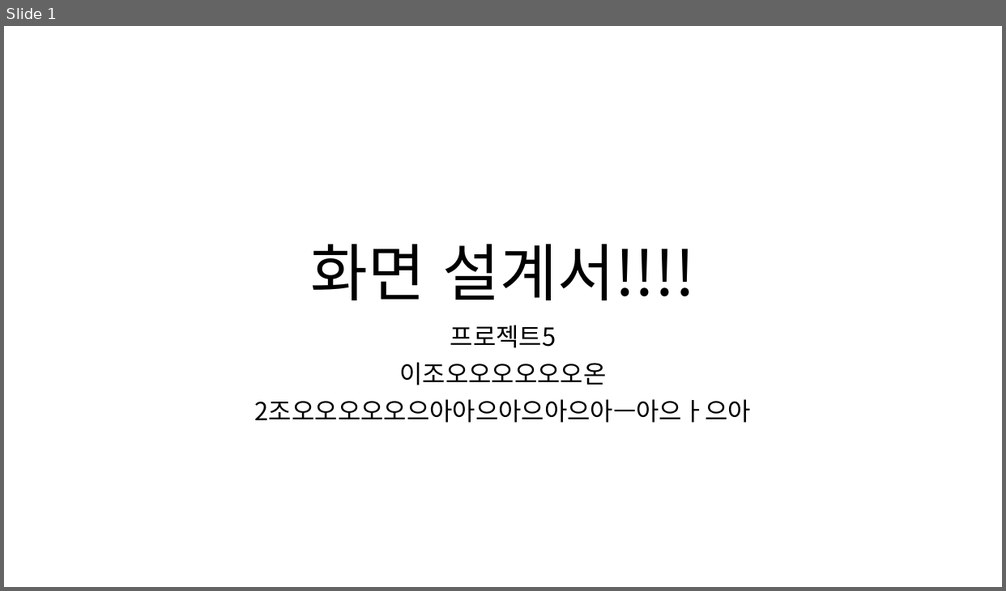
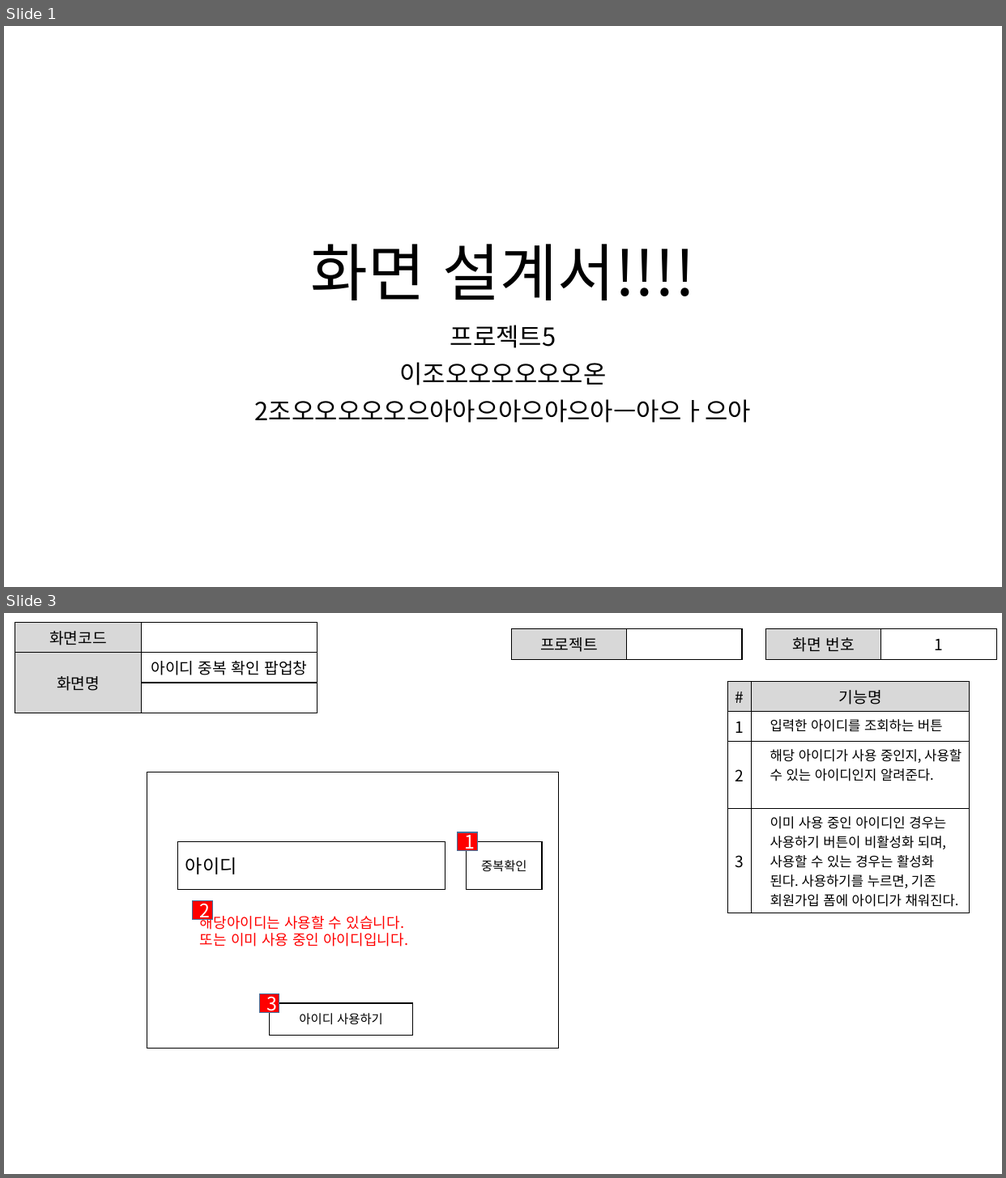
Before and after one commit to ezenteam2/e-Zone, a slide deck: 0 발표용 파워포인트/project05 - 파워포인트 종합 - 형준.pptx. Shown one above the other, each under a label of ours: slide 1 before the commit, slides 1 and 3 after it; the slides between them are not shown. The pictures are 1006x591 and 1006x1178 pixels, drawn with LibreOffice and Linux fonts; fonts in the diff are those of the drawing. Boxes give left, top, right and bottom in pixels: in the first picture for what was removed or moved away, otherwise in the second. Text is boxed around its words. In the diff, an @@ line names an element or a change of style, - is before the commit and + after.

```diff
--- a/0 발표용 파워포인트/project05 - 파워포인트 종합 - 형준.pptx
+++ b/0 발표용 파워포인트/project05 - 파워포인트 종합 - 형준.pptx
@@ slide 3 added at bbox=[4, 613, 1002, 1174], background #FFFFFF @@
@@ table added at bbox=[15, 623, 317, 720], 3 rows, 2 columns @@
+화면코드 | 
+화면명 | 아이디 중복 확인 팝업창
+ | 
@@ table added at bbox=[512, 629, 742, 656], 1 rows, 2 columns @@
+프로젝트 | 
@@ table added at bbox=[766, 629, 997, 656], 1 rows, 2 columns @@
+화면 번호 | 1
@@ table added at bbox=[728, 682, 970, 910], 4 rows, 2 columns @@
+# | 기능명
+1 | 입력한 아이디를 조회하는 버튼
+2 | 해당 아이디가 사용 중인지, 사용할 수 있는 아이디인지 알려준다.
+3 | 이미 사용 중인 아이디인 경우는 사용하기 버튼이 비활성화 되며, 사용할 수 있는 경우는 활성화 된다. 사용하기를 누르면, 기존 회원가입 폼에 아이디가 채워진다.
@@ rectangle added at bbox=[147, 773, 559, 1049], outline #000000 1 pt @@
@@ rectangle added at bbox=[177, 842, 445, 890], outline #000000 1 pt, 18 pt, text #000000 @@
+아이디
@@ rectangle added at bbox=[458, 833, 477, 851], fill #FF0000, outline #43739E 1 pt, 18 pt, text #FFFFFF @@
+1
@@ rectangle added at bbox=[467, 842, 543, 890], outline #000000 1 pt, 12 pt, text #000000 @@
+중복확인
@@ rectangle added at bbox=[193, 901, 212, 920], fill #FF0000, outline #43739E 1 pt, 18 pt, text #FFFFFF @@
+2
@@ text added at bbox=[200, 914, 408, 947], 14 pt, text #FF0000 @@
+해당아이디는 사용할 수 있습니다.
+또는 이미 사용 중인 아이디입니다.
@@ rectangle added at bbox=[259, 994, 279, 1013], fill #FF0000, outline #43739E 1 pt, 18 pt, text #FFFFFF @@
+3
@@ rectangle added at bbox=[270, 1003, 414, 1036], outline #000000 1 pt, 12 pt, text #000000 @@
+아이디 사용하기
```
Also in this commit, not shown: 34 other slides added.
